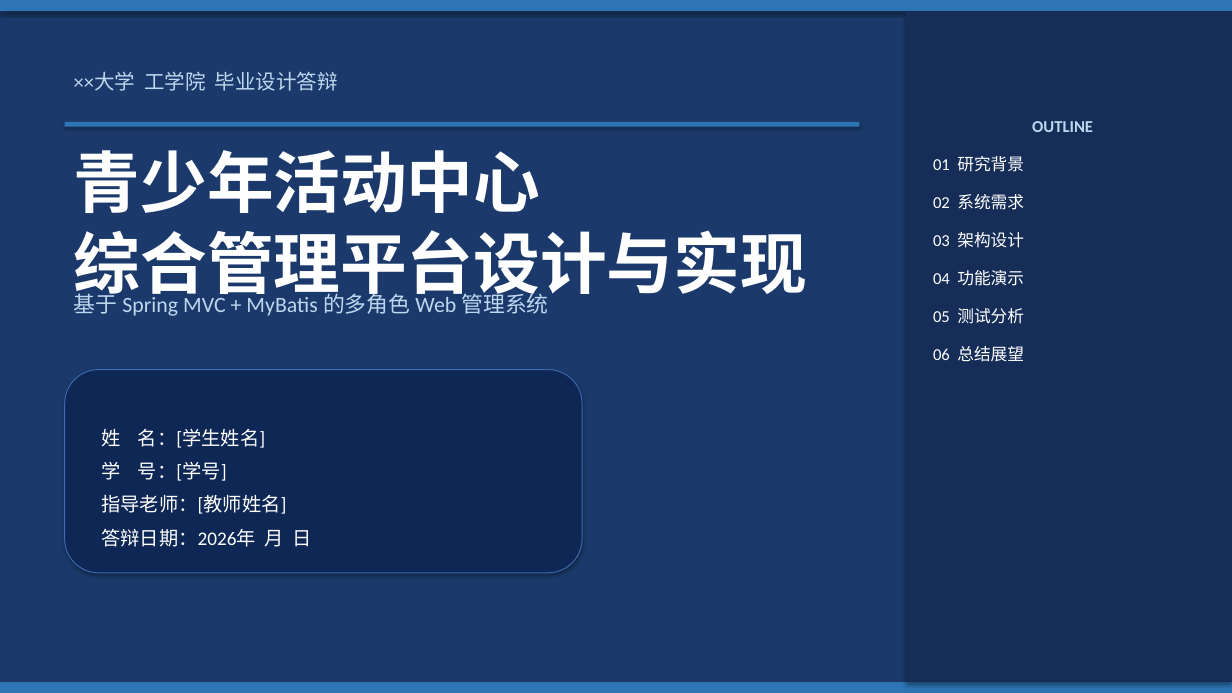
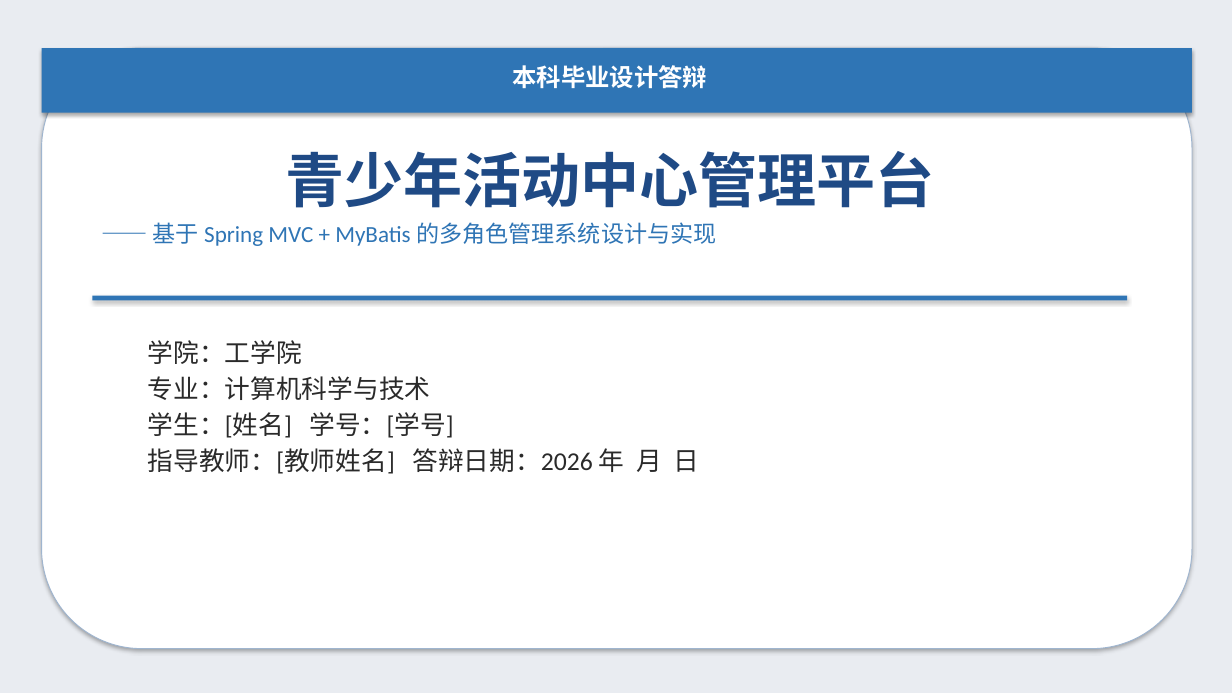
Before and after one commit to cxkqq/Student_Exam, a slide deck: slide 1 of defense_ppt.pptx. Drawn at 1232x693 pixels with LibreOffice and Linux fonts; fonts in the diff are those of the drawing. Boxes give left, top, right and bottom in pixels: in the first picture for what was removed or moved away, otherwise in the second. Text is boxed around its words. In the diff, an @@ line names an element or a change of style, - is before the commit and + after.

```diff
--- a/defense_ppt.pptx
+++ b/defense_ppt.pptx
@@ rectangle at bbox=[0, 0, 1232, 693]: fill #1B3A6B to #E9ECF1 @@
@@ rectangle removed at bbox=[0, 0, 1232, 11] @@
@@ rectangle removed at bbox=[906, 11, 1232, 682] @@
@@ rectangle: place and size @@
-rectangle at bbox=[0, 682, 1232, 693]
+rectangle at bbox=[42, 48, 1192, 113]
@@ rectangle at bbox=[42, 48, 1192, 113]: fill #2E75B6 to #2F75B5 @@
@@ rounded rectangle added at bbox=[42, 48, 1192, 649], fill #FFFFFF, outline #9FB5CF 0.75 pt @@
@@ text at bbox=[513, 65, 708, 88]: text changed; size 16 to 19 pt; text colour #BDD7EE to #FFFFFF; bold on @@
-××大学 工学院 毕业设计答辩
+本科毕业设计答辩
@@ text removed at bbox=[933, 121, 1093, 362] @@
-OUTLINE
-01 研究背景
-02 系统需求
-03 架构设计
-04 功能演示
-05 测试分析
-06 总结展望
@@ text at bbox=[153, 151, 934, 246]: text changed; size 52 to 18 pt; text colour #FFFFFF to #2F75B5; bold off @@
-青少年活动中心
-综合管理平台设计与实现
+青少年活动中心管理平台
+—— 基于 Spring MVC + MyBatis 的多角色管理系统设计与实现
@@ text removed at bbox=[74, 290, 548, 316] @@
-基于 Spring MVC + MyBatis 的多角色 Web 管理系统
@@ rectangle at bbox=[92, 296, 1128, 300]: fill #2E75B6 to #2F75B5 @@
@@ rectangle: place and size @@
-rectangle at bbox=[65, 122, 860, 127]
+rectangle at bbox=[92, 296, 1128, 300]
@@ text at bbox=[148, 340, 699, 474]: text changed; size 15 to 20 pt; text colour #FFFFFF to #2A2A2A @@
-姓 名：[学生姓名]
-学 号：[学号]
-指导老师：[教师姓名]
-答辩日期：2026年 月 日
+学院：工学院
+专业：计算机科学与技术
+学生：[姓名] 学号：[学号]
+指导教师：[教师姓名] 答辩日期：2026 年 月 日
@@ rounded rectangle removed at bbox=[65, 370, 582, 573] @@
```
Also in this commit, not shown: 1 other slide changed, 14 slides added, 13 slides removed.
